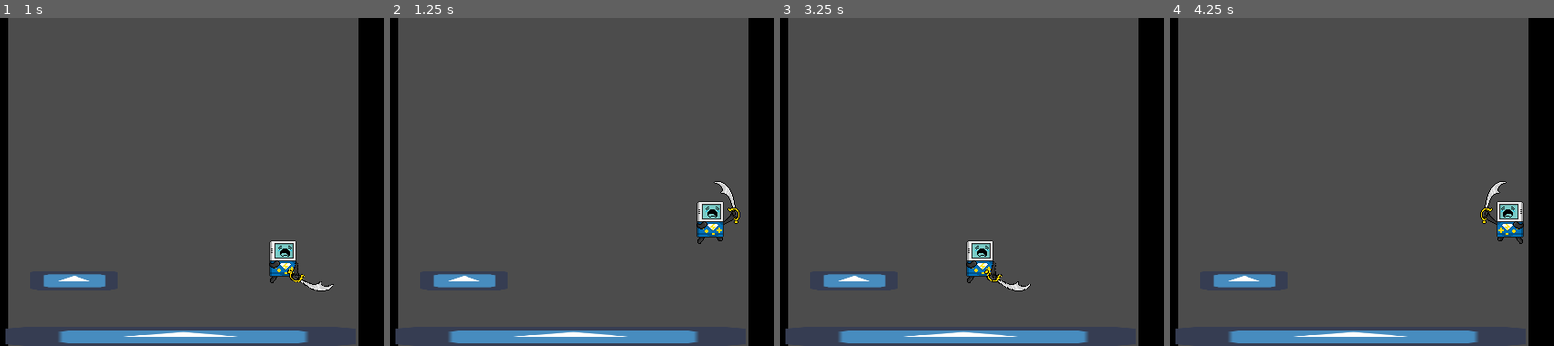
Above: before the commit, frames 1-4 (left to right).
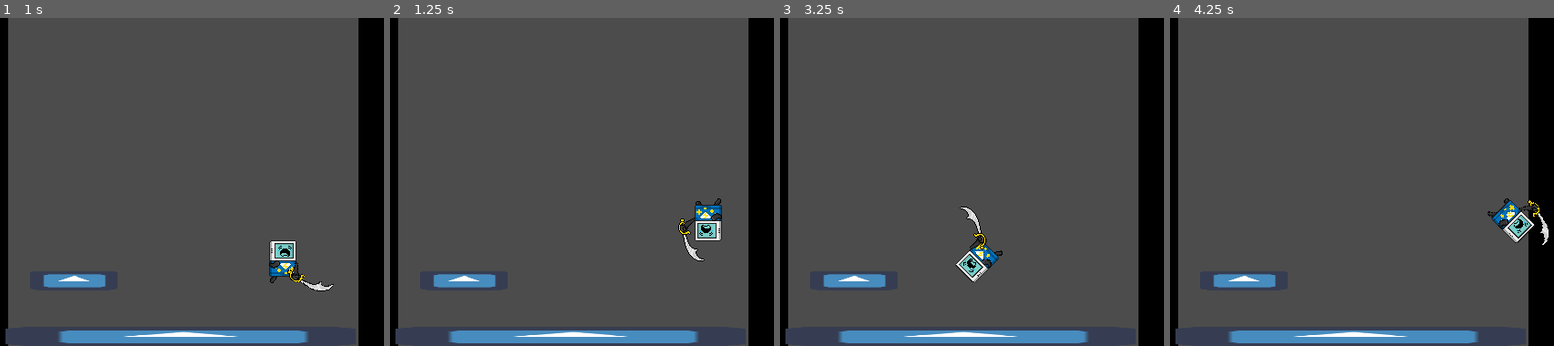
Above: after the commit, the same moments.

Repository: svntax/MetaBoyJam-2022
Game: Godot game, scene res://Gameplay.tscn
Same seed, same stepped clock (60 frames per second), same inputs: the game is played once before the commit and once after it. The engine's default icon, where the game draws it, is replaced by a stand-in: a white triangle on a blue panel in a dark square.
Inputs:
- Up to frame 1 (1 s): hold Right (move_right) from 0.53 s (still down); tap X (action) at 0.6 s; tap Z (jump) at 0.77, 0.8 s
- Up to frame 2 (1.25 s): keep holding Right (move_right); tap Z (jump) at 1.07 s
- Up to frame 3 (3.25 s): tap Z (jump) at 1.35, 1.52, 1.82, 2.3, 3.02 s; tap X (action) at 1.55, 2.1, 2.85 s; release Right (move_right) at 2.03 s; hold Left (move_left) 2.03-2.78 s; hold Right (move_right) from 2.78 s (still down)
- Up to frame 4 (4.25 s): keep holding Right (move_right); tap Z (jump) at 3.32, 3.6, 3.77, 4.07 s

Frame 1 is identical in both runs. In frame 2, 1.4% of the frame differs, in the area x 75-92%, y 49-75%; in frame 3, 1.3%; in frame 4, 1.3%.

Commit message:
Set up double jump animation.

Diff:
--- a/MetaBoy/MetaBoy.gd
+++ b/MetaBoy/MetaBoy.gd
@@ -44,13 +44,9 @@
 	if can_move():
 		# TODO: do we want the player to be able to turn at any time?
 		if Input.is_action_just_pressed(input_controls["left"]):
-			#velocity.x -= get_speed()
-			face_direction = -1
+			turn_towards(-1)
 		if Input.is_action_just_pressed(input_controls["right"]):
-			#velocity.x += get_speed()
-			face_direction = 1
-#		if velocity.x != 0:
-#			face_direction = sign(velocity.x)
+			turn_towards(1)
 		body.scale.x = face_direction
 		if Input.is_action_just_pressed(input_controls["action"]):
 			_handle_action()
@@ -71,7 +67,7 @@
 		var slide_collision = get_slide_collision(i)
 		var normal = slide_collision.normal
 		if normal.x != 0:
-			face_direction = sign(velocity.bounce(normal).x)
+			turn_towards(int(sign(velocity.bounce(normal).x)))
 
 	if is_on_floor() and jump_count != 0:
 		jump_count = 0
@@ -83,6 +79,18 @@
 func _handle_action() -> void:
 	if can_attack():
 		attack()
+
+func turn_towards(dir: int) -> void:
+	if dir != 1 and dir != -1:
+		return
+
+	var old_dir = face_direction
+	face_direction = dir
+
+	if old_dir != dir:
+		# Sync double-jump animation to the correct direction
+		if animation_player.is_playing() and animation_player.current_animation == "double_jump":
+			play_double_jump_animation()
 
 func attack() -> void:
 	action_player.play("swing")
@@ -107,6 +115,12 @@
 	else:
 		velocity.y = -get_jump_speed()
 	state_machine.set_state(state_machine.States.JUMP)
+
+func play_double_jump_animation() -> void:
+	var play_speed = 2.7
+	if face_direction == -1:
+		play_speed = -2.7
+	animation_player.play("double_jump", -1, play_speed)
 
 func get_gravity() -> float:
 	var g = gravity
--- a/MetaBoy/MetaBoy.tscn
+++ b/MetaBoy/MetaBoy.tscn
@@ -38,6 +38,35 @@
 "update": 0,
 "values": [ Vector2( 14, 1 ) ]
 }
+tracks/2/type = "value"
+tracks/2/path = NodePath("MainBody:rotation_degrees")
+tracks/2/interp = 1
+tracks/2/loop_wrap = true
+tracks/2/imported = false
+tracks/2/enabled = true
+tracks/2/keys = {
+"times": PoolRealArray( 0 ),
+"transitions": PoolRealArray( 1 ),
+"update": 0,
+"values": [ 0.0 ]
+}
+
+[sub_resource type="Animation" id=12]
+resource_name = "double_jump"
+length = 0.8
+loop = true
+tracks/0/type = "value"
+tracks/0/path = NodePath("MainBody:rotation_degrees")
+tracks/0/interp = 1
+tracks/0/loop_wrap = true
+tracks/0/imported = false
+tracks/0/enabled = true
+tracks/0/keys = {
+"times": PoolRealArray( 0, 0.1, 0.2, 0.3, 0.4, 0.5, 0.6, 0.7, 0.8 ),
+"transitions": PoolRealArray( 1, 1, 1, 1, 1, 1, 1, 1, 1 ),
+"update": 1,
+"values": [ 0.0, 44.9999, 89.9999, 135.0, 180.0, 225.0, 270.0, 315.0, 0.0 ]
+}
 
 [sub_resource type="Animation" id=5]
 length = 0.4
@@ -65,6 +94,18 @@
 "transitions": PoolRealArray( 1 ),
 "update": 1,
 "values": [ Vector2( 16, 5 ) ]
+}
+tracks/2/type = "value"
+tracks/2/path = NodePath("MainBody:rotation_degrees")
+tracks/2/interp = 1
+tracks/2/loop_wrap = true
+tracks/2/imported = false
+tracks/2/enabled = true
+tracks/2/keys = {
+"times": PoolRealArray( 0 ),
+"transitions": PoolRealArray( 1 ),
+"update": 1,
+"values": [ 0.0 ]
 }
 
 [sub_resource type="Animation" id=9]
@@ -203,6 +244,7 @@
 
 [node name="AnimationPlayer" type="AnimationPlayer" parent="."]
 anims/RESET = SubResource( 8 )
+anims/double_jump = SubResource( 12 )
 anims/idle = SubResource( 5 )
 anims/jump = SubResource( 9 )
 anims/run = SubResource( 7 )
--- a/MetaBoy/MetaBoyFSM.gd
+++ b/MetaBoy/MetaBoyFSM.gd
@@ -41,10 +41,20 @@
 		States.RUN:
 			actor.animation_player.play("run", -1, 2)
 		States.JUMP:
-			actor.animation_player.play("jump")
+			if actor.jump_count > 1:
+				actor.play_double_jump_animation()
+			else:
+				actor.animation_player.play("jump")
 		States.FALL:
 			if old_state == States.IDLE or old_state == States.RUN:
 				actor.jump_grace_timer.start()
 
+func _exit_state(old_state, _new_state):
+	match old_state:
+		States.JUMP:
+			actor.body.rotation = 0
+		States.FALL:
+			actor.body.rotation = 0
+
 func is_in_movement_state() -> bool:
 	return state in CONTROLLABLE_STATES
Not shown: 1 places in MetaBoy/MetaBoy.tscn that only renumber resources
